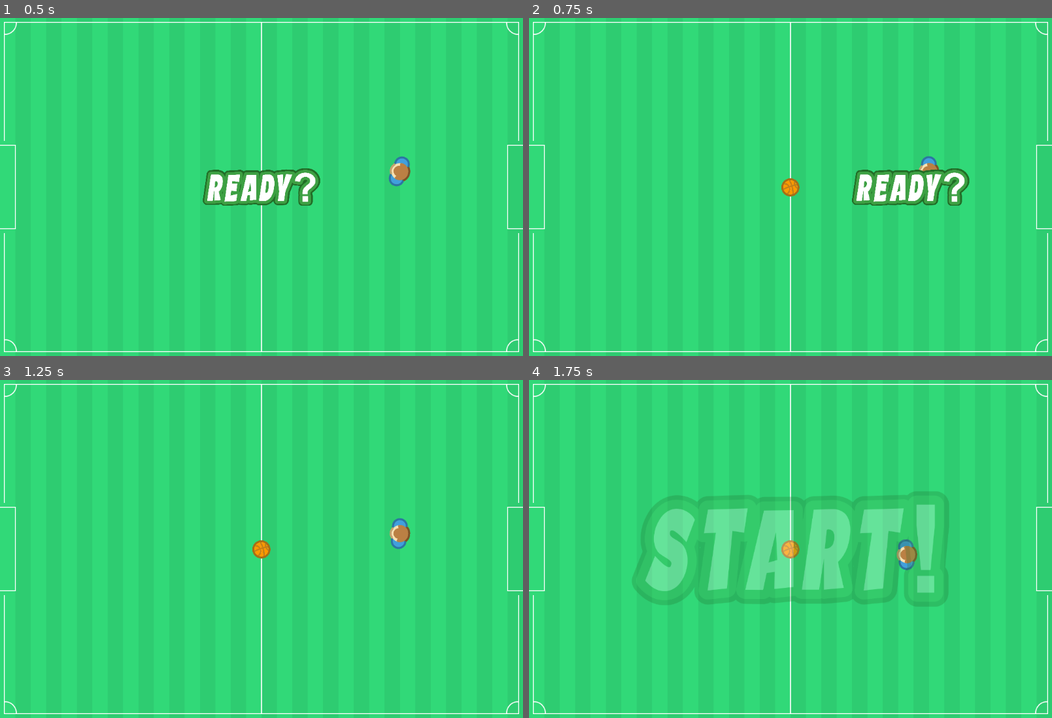
Above: before the commit, frames 1-4 (two rows, left to right).
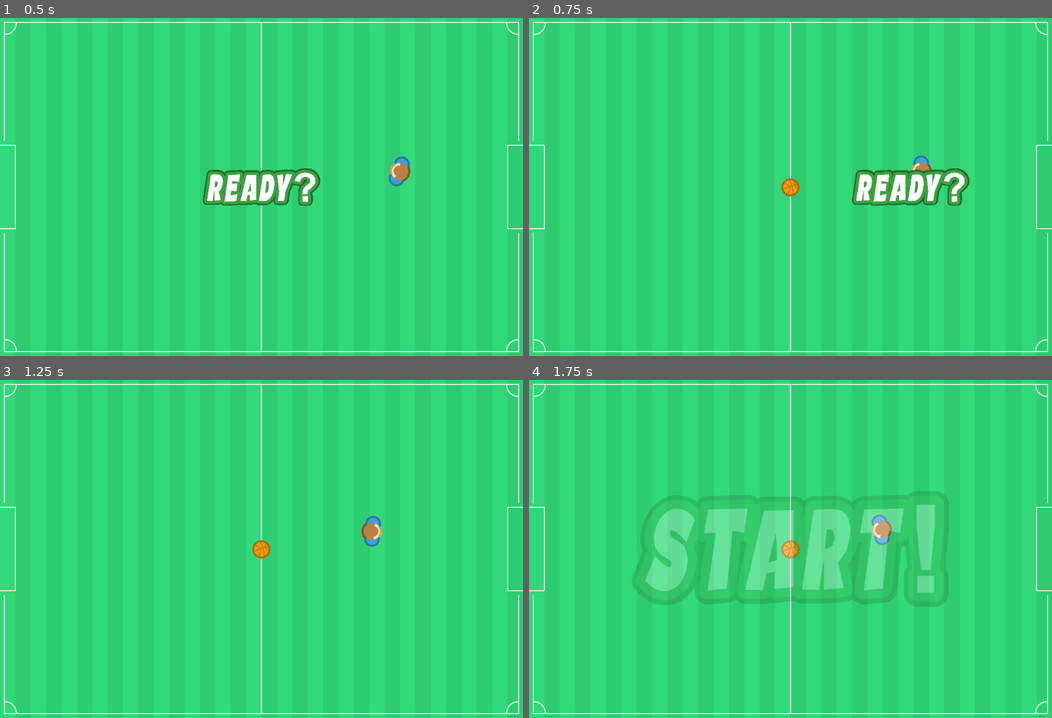
Above: after the commit, the same moments.

Repository: TheVulcoreTeam/SoccerFight
Game: Godot game, scene res://Game/Game.tscn
The game is run twice, just before and just after one commit, with the same random seed, the same clock (stepped at 60 frames per second) and the same inputs. This scene is started directly instead of the project's main scene.
Inputs (mouse positions are in pixels of both pictures, inside the frame that each line leads up to):
- Up to frame 1 (0.5 s): no input
- Up to frame 2 (0.75 s): move the mouse to (905, 170) at 0.52 s; press the mouse at (905, 170) at 0.53 s
- Up to frame 3 (1.25 s): no input
- Up to frame 4 (1.75 s): move the mouse to (685, 565) at 1.27 s; release the mouse at (685, 565) at 1.28 s; right-click (685, 565) at 1.35 s

Frame 1 is identical in both runs. In frame 2, 0.2% of the frame differs, in the area x 73-79%, y 40-46%; in frame 3, 0.6%, in the area x 69-79%, y 40-51%; in frame 4, 0.6%.

Commit message:
mini-changes

Diff:
--- a/Autoloads/ClientWS.gd
+++ b/Autoloads/ClientWS.gd
@@ -82,6 +82,7 @@
 
 	if dict["eventName"] == "hide-background":
 		register_ui.get_node("Background").hide()
+		get_tree().change_scene("res://Game/Game.tscn")
 		return
 
 func sendDic(dic):
--- a/Autoloads/EventEffect/EventEffect.gd
+++ b/Autoloads/EventEffect/EventEffect.gd
@@ -2,6 +2,7 @@
 
 func play(effect : String):
 	$Anim.play(effect)
+	SoundManager.play_sound("goal")
 
 func _on_end_anim():
 	self.queue_free()
--- a/Game/Actors/Ball/Ball.tscn
+++ b/Game/Actors/Ball/Ball.tscn
@@ -64,6 +64,8 @@
 }
 
 [node name="Ball" type="RigidBody2D"]
+collision_layer = 2
+collision_mask = 2
 physics_material_override = SubResource( 4 )
 script = ExtResource( 20 )
 
--- a/Game/SoccerField/SoccerField.tscn
+++ b/Game/SoccerField/SoccerField.tscn
@@ -28,6 +28,7 @@
 
 [node name="Left" type="Area2D" parent="Goals"]
 position = Vector2( 0, 352.738 )
+collision_layer = 2
 collision_mask = 2
 
 [node name="Shape" type="CollisionShape2D" parent="Goals/Left"]
@@ -35,6 +36,7 @@
 
 [node name="Right" type="Area2D" parent="Goals"]
 position = Vector2( 1088.79, 352.738 )
+collision_layer = 2
 collision_mask = 2
 
 [node name="Shape" type="CollisionShape2D" parent="Goals/Right"]
--- a/project.godot
+++ b/project.godot
@@ -40,7 +40,7 @@
 
 impulse={
 "deadzone": 0.5,
-"events": [ Object(InputEventMouseButton,"resource_local_to_ …(179 unchanged characters)… or2( 0, 0 ),"factor":1.0,"button_index":2,"pressed":false,"doubleclick":false,"script":null)
+"events": [ Object(InputEventMouseButton,"resource_local_to_ …(179 unchanged characters)… or2( 0, 0 ),"factor":1.0,"button_index":1,"pressed":false,"doubleclick":false,"script":null)
  ]
 }
 
